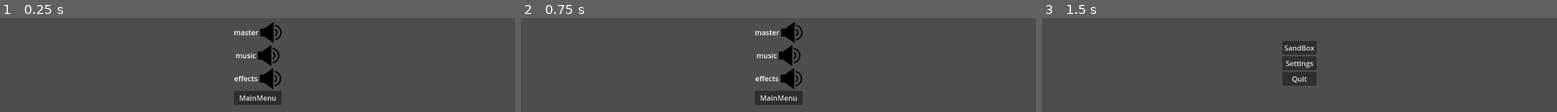
Above: before the commit, frames 1-3 (left to right).
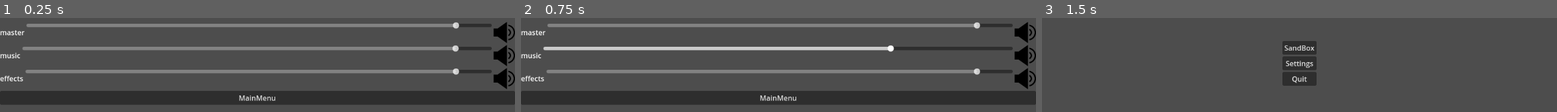
Above: after the commit, the same moments.

Repository: SytonK/settings-and-menus
Game: Godot game, scene res://src/UI/menus/settings/settings_menu.tscn
Two runs of this game, one before a commit and one after it. Both use one fixed random seed, a clock stepped at 60 frames per second and the inputs below. This scene is started directly instead of the project's main scene. The engine's default icon, where the game draws it, is replaced by a stand-in: a white triangle on a blue panel in a dark square.
Inputs (mouse positions are in pixels of both pictures, inside the frame that each line leads up to):
- Up to frame 1 (0.25 s): no input
- Up to frame 2 (0.75 s): tap Enter at 0.5 s; move the mouse to (891, 49) at 0.52 s; hold 1 (example1) from 0.53 s (still down); click (891, 49) at 0.67 s
- Up to frame 3 (1.5 s): release 1 (example1) at 1.25 s; click "MainMenu" at 1.25 s

The runs differ from the first frame. In frame 1, 26% of the frame differs, in the area x 0-100%, y 4-92%; in frame 2, 26%; in frame 3, nothing differs.

Commit message:
basic audio slider

Diff:
--- /dev/null
+++ b/src/UI/menus/settings/audio/audio slider/audio_slider.gd
@@ -0,0 +1,13 @@
+extends HSlider
+
+@export var bus_name: String
+
+@onready var audio_bus: int = AudioServer.get_bus_index(bus_name)
+
+
+func _ready() -> void:
+	value = AudioServer.get_bus_volume_db(audio_bus)
+
+
+func _on_drag_ended(_value_changed: bool) -> void:
+	AudioServer.set_bus_volume_db(audio_bus, value)
--- /dev/null
+++ b/src/UI/menus/settings/audio/audio slider/audio_slider.tscn
@@ -0,0 +1,18 @@
+[gd_scene load_steps=2 format=3 uid="uid://c3k4hh5dqw5c"]
+
+[ext_resource type="Script" path="res://src/UI/menus/settings/audio/audio slider/audio_slider.gd" id="1_733gk"]
+
+[node name="AudioSlider" type="HSlider"]
+anchors_preset = 14
+anchor_top = 0.5
+anchor_right = 1.0
+anchor_bottom = 0.5
+offset_top = -8.0
+offset_bottom = 8.0
+grow_horizontal = 2
+grow_vertical = 2
+min_value = -80.0
+max_value = 6.0
+script = ExtResource("1_733gk")
+
+[connection signal="drag_ended" from="." to="." method="_on_drag_ended"]
--- a/src/UI/menus/settings/audio/audio_menu.tscn
+++ b/src/UI/menus/settings/audio/audio_menu.tscn
@@ -1,5 +1,6 @@
-[gd_scene load_steps=3 format=3 uid="uid://iag6cbwcx0ud"]
+[gd_scene load_steps=4 format=3 uid="uid://iag6cbwcx0ud"]
 
+[ext_resource type="PackedScene" uid="uid://c3k4hh5dqw5c" path="res://src/UI/menus/settings/audio/audio slider/audio_slider.tscn" id="1_5jh1x"]
 [ext_resource type="PackedScene" uid="uid://6cgtod1u3521" path="res://src/UI/menus/settings/audio/mute button/mute_button.tscn" id="1_cuptg"]
 [ext_resource type="Script" path="res://src/UI/components/new scene button/change_scene_button.gd" id="2_y20uw"]
 
@@ -13,15 +14,12 @@
 
 [node name="VBoxContainer" type="VBoxContainer" parent="."]
 layout_mode = 1
-anchors_preset = 8
-anchor_left = 0.5
+anchors_preset = 14
 anchor_top = 0.5
-anchor_right = 0.5
+anchor_right = 1.0
 anchor_bottom = 0.5
-offset_left = -20.0
-offset_top = -20.0
-offset_right = 20.0
-offset_bottom = 20.0
+offset_top = -93.5
+offset_bottom = 93.5
 grow_horizontal = 2
 grow_vertical = 2
 
@@ -32,6 +30,11 @@
 [node name="Label" type="Label" parent="VBoxContainer/MasterHBox"]
 layout_mode = 2
 text = "master"
+
+[node name="MasterAudioSlider" parent="VBoxContainer/MasterHBox" instance=ExtResource("1_5jh1x")]
+layout_mode = 2
+size_flags_horizontal = 3
+bus_name = "Master"
 
 [node name="MuteMusicButton" parent="VBoxContainer/MasterHBox" instance=ExtResource("1_cuptg")]
 layout_mode = 2
@@ -44,6 +47,11 @@
 [node name="Label" type="Label" parent="VBoxContainer/MusicHBox"]
 layout_mode = 2
 text = "music"
+
+[node name="MusicAudioSlider2" parent="VBoxContainer/MusicHBox" instance=ExtResource("1_5jh1x")]
+layout_mode = 2
+size_flags_horizontal = 3
+bus_name = "Music"
 
 [node name="MuteMusicButton" parent="VBoxContainer/MusicHBox" instance=ExtResource("1_cuptg")]
 layout_mode = 2
@@ -58,6 +66,11 @@
 text = "effects
 "
 
+[node name="EffectsAudioSlider3" parent="VBoxContainer/EffectsHBox" instance=ExtResource("1_5jh1x")]
+layout_mode = 2
+size_flags_horizontal = 3
+bus_name = "Effects"
+
 [node name="MuteMusicButton" parent="VBoxContainer/EffectsHBox" instance=ExtResource("1_cuptg")]
 layout_mode = 2
 bus_name = "Effects"
